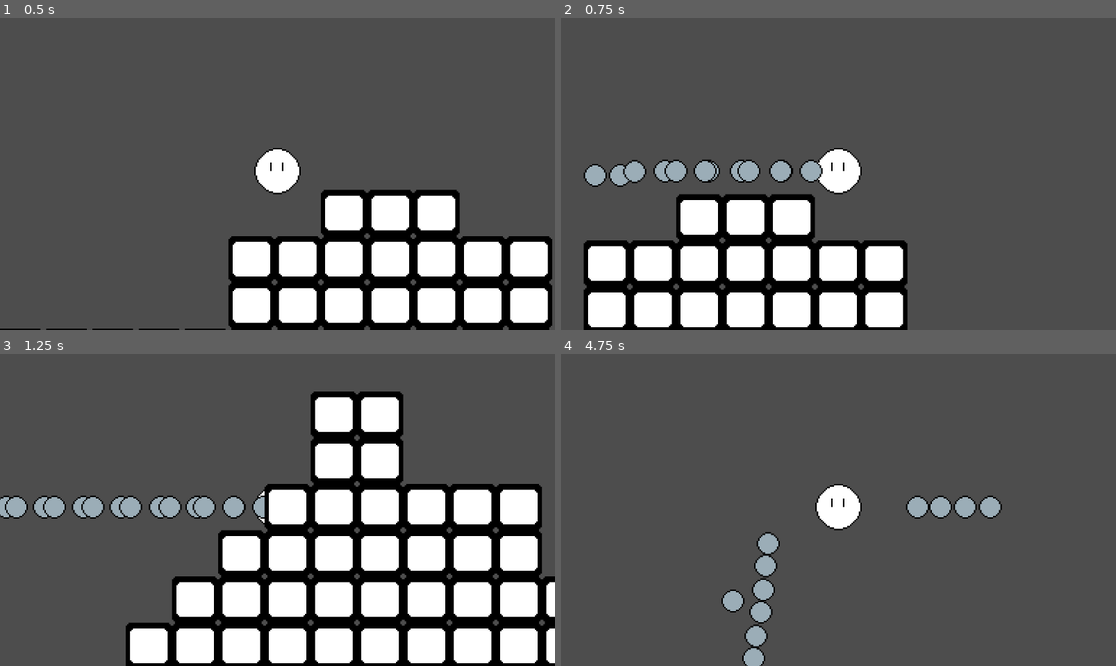
Above: before the commit, frames 1-4 (two rows, left to right).
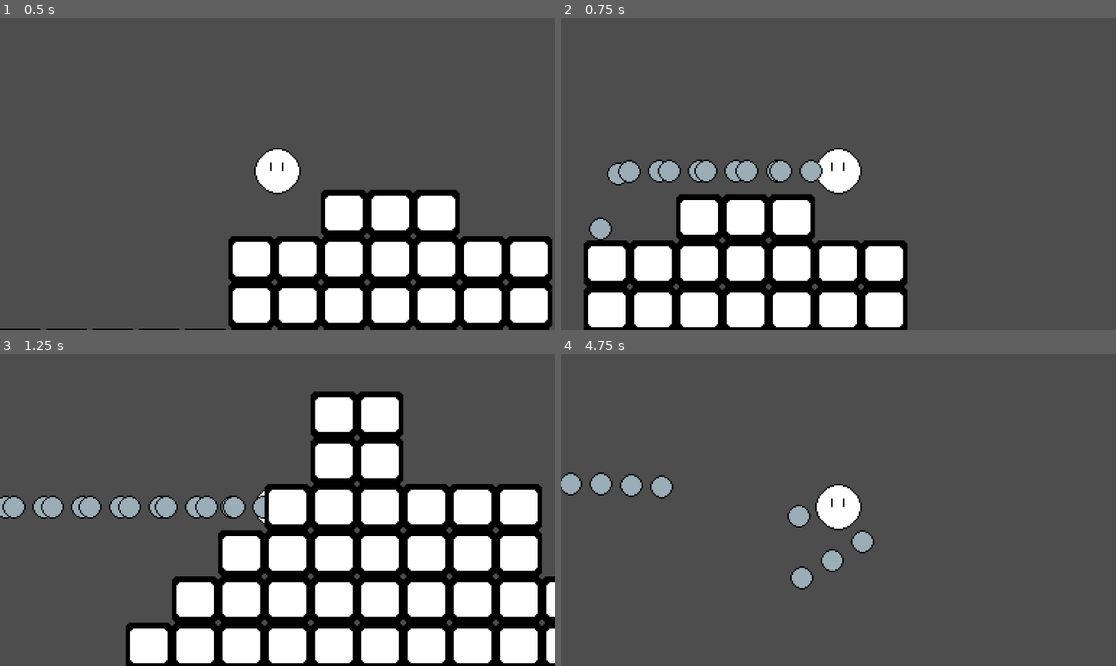
Above: after the commit, the same moments.

Repository: JoshuaKlot/BinghamtonGameJam3
Game: Godot game, scene res://scenes/main.tscn
Same seed, same stepped clock (60 frames per second), same inputs: the game is played once before the commit and once after it.
Inputs:
- Up to frame 1 (0.5 s): no input
- Up to frame 2 (0.75 s): tap Enter (ui_accept) at 0.5 s; hold Right (ui_right) from 0.53 s (still down); hold Space (shoot) from 0.53 s (still down)
- Up to frame 3 (1.25 s): keep holding Right (ui_right); keep holding Space (shoot); tap Enter (ui_accept) at 0.77, 0.8, 1.07 s
- Up to frame 4 (4.75 s): release Space (shoot) at 1.28 s; tap Enter (ui_accept) at 1.35, 1.52, 1.82, 2.3, 3.02, 3.32, 3.6, 3.77, 4.07, 4.52 s; tap Space (shoot) at 1.55, 2.85, 4.35 s; release Right (ui_right) at 2.03 s; hold Left (ui_left) 2.03-2.78 s; hold Space (shoot) 2.03-2.78 s; hold Right (ui_right) 2.78-4.28 s; hold Left (ui_left) from 4.28 s (still down)

Frame 1 is identical in both runs. In frame 2, 1.4% of the frame differs, in the area x 4-42%, y 45-72%; in frame 3, 0.8%; in frame 4, 4.3%, in the area x 0-80%, y 37-100%.

Commit message:
Update player.gd

Diff:
--- a/platformer/Scripts/player.gd
+++ b/platformer/Scripts/player.gd
@@ -1,36 +1,30 @@
 extends CharacterBody2D
-
 
 const SPEED = 100.0
 const JUMP_VELOCITY = -400.0
-const bullet_speed=300.0
+const bullet_speed = 300.0
+
+var lastdirection = Vector2.DOWN
 
 func _physics_process(delta: float) -> void:
-	# Add the gravity.
-	#if not is_on_floor():
-		#velocity += get_gravity() * delta
-	var bullet = preload("res://scenes/bullet.tscn")
-	var main = get_node("bulletContainer")
-	## Handle jump.
-	#if Input.is_action_just_pressed("ui_accept") and is_on_floor():
-		#velocity.y = JUMP_VELOCITY
-	var lastdirection = Vector2.DOWN
-	if Input.is_action_pressed("shoot"):
-		var instance = bullet.instantiate()
-		main.add_child(instance)
-		instance.global_position = global_position
-		#instance.bullet.gb.direction=lastdirection
-	# Get the input direction and handle the movement/deceleration.
-	# As good practice, you should replace UI actions with custom gameplay actions.
-	var direction := Input.get_axis("ui_left", "ui_right")
-	var direction2 := Input.get_axis("ui_up", "ui_down")
+    var bullet = preload("res://scenes/bullet.tscn")
+    var main = get_node("bulletContainer")
 
-	if direction or direction2:
-		velocity.x = direction * SPEED
-		velocity.y=direction2*SPEED
-		lastdirection=Vector2(direction,direction2)
-	else:
-		velocity.x = move_toward(velocity.x, 0, SPEED)
-		velocity.y = move_toward(velocity.y, 0, SPEED)
+    if Input.is_action_pressed("shoot"):
+        var instance = bullet.instantiate()
+        main.add_child(instance)
+        instance.global_position = global_position
+        instance.direction = lastdirection
 
-	move_and_slide()
+    var direction := Input.get_axis("ui_left", "ui_right")
+    var direction2 := Input.get_axis("ui_up", "ui_down")
+
+    if direction or direction2:
+        velocity.x = direction * SPEED
+        velocity.y = direction2 * SPEED
+        lastdirection = Vector2(direction, direction2).normalized()
+    else:
+        velocity.x = move_toward(velocity.x, 0, SPEED)
+        velocity.y = move_toward(velocity.y, 0, SPEED)
+
+    move_and_slide()
